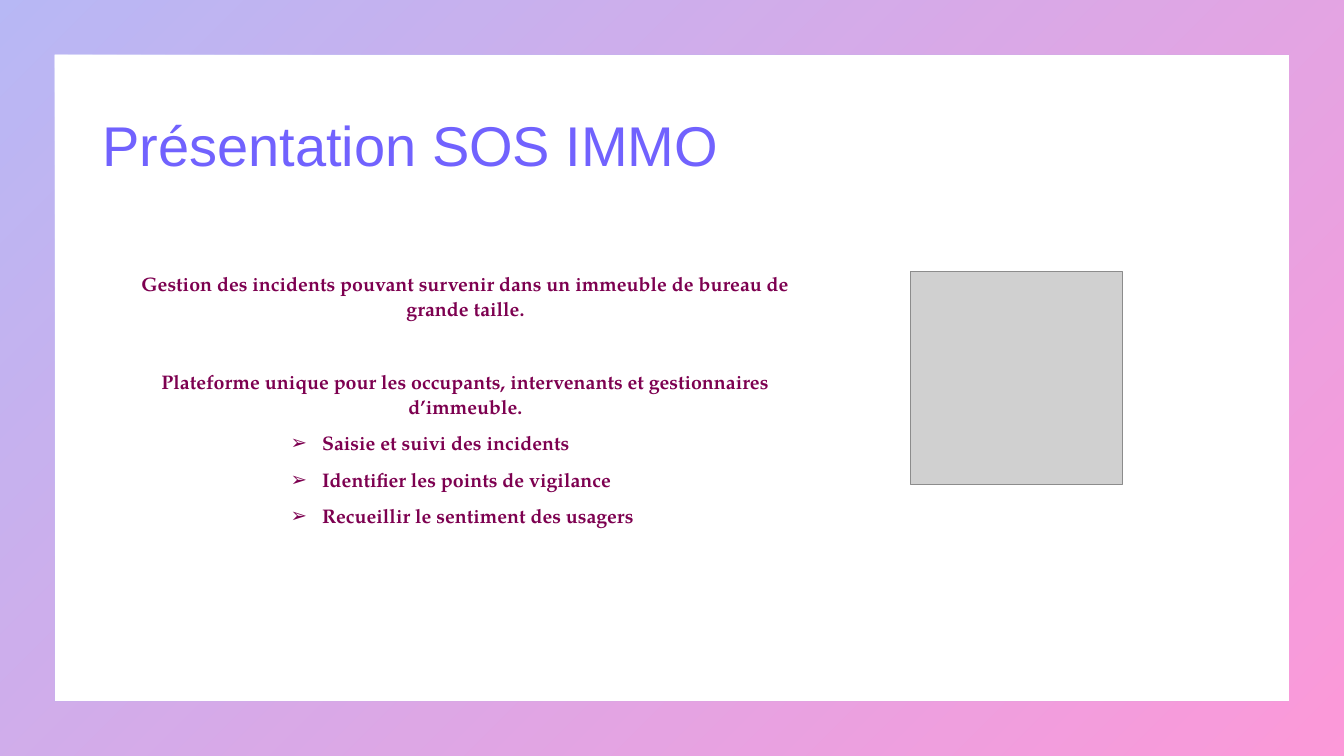
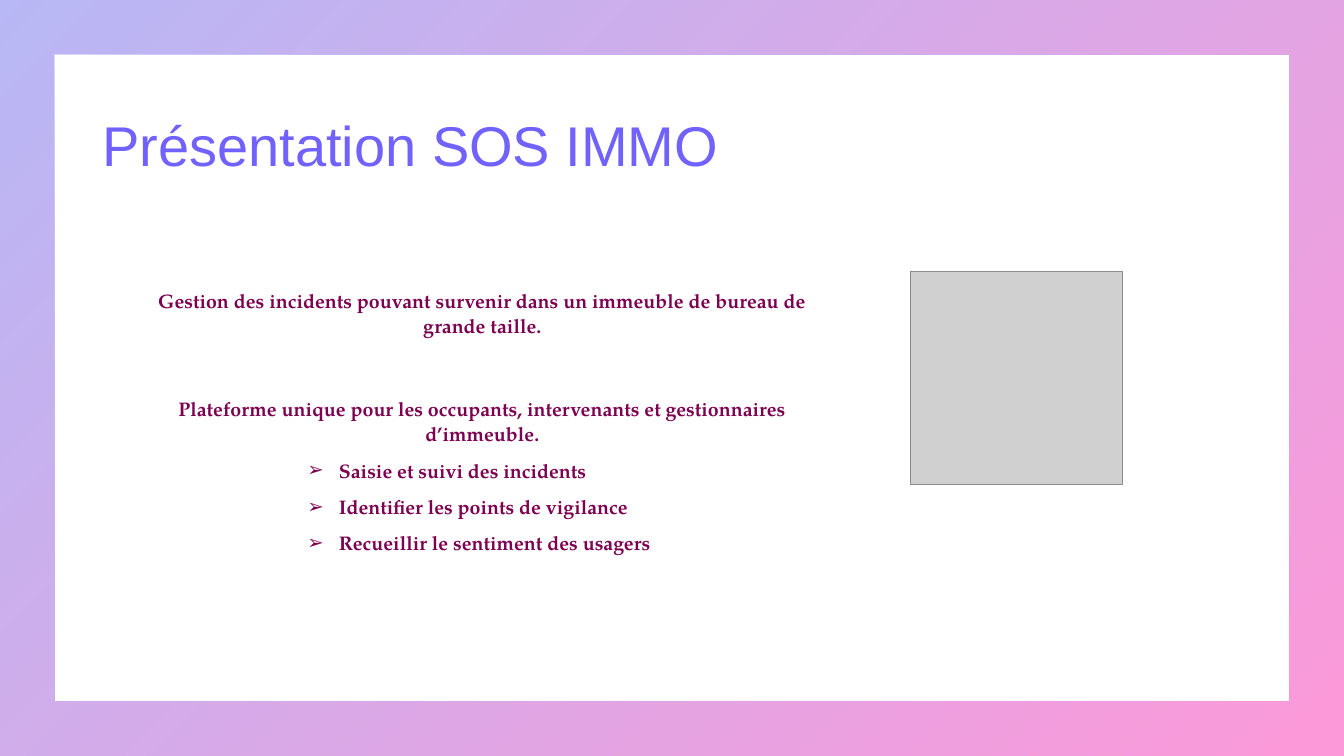
Before and after one commit to mapette/sos_immo_backend, a slide deck: slide 3 of doc/présentation V2.pptx. Drawn at 1344x756 pixels with LibreOffice and Linux fonts; fonts in the diff are those of the drawing; grey boxes stand for pictures. Boxes give left, top, right and bottom in pixels: in the first picture for what was removed or moved away, otherwise in the second. Text is boxed around its words. In the diff, an @@ line names an element or a change of style, - is before the commit and + after.

```diff
--- a/doc/présentation V2.pptx
+++ b/doc/présentation V2.pptx
@@ text at box(141, 277, 789, 321): paragraph removed @@
-Gestion des incidents pouvant survenir dans un immeuble de bureau de grande taille.
@@ text added at box(158, 294, 806, 339), 14 pt, text #7C0050, bold @@
+Gestion des incidents pouvant survenir dans un immeuble de bureau de grande taille.
@@ text "Plateforme unique pour les occupants, ...": place and size @@
-text "Plateforme unique pour les occupants, ..." at box(141, 277, 789, 528)
+text "Plateforme unique pour les occupants, ..." at box(178, 402, 786, 555)
```
Also in this commit, not shown: 12 other slides changed, 3 slides added, 2 slides removed, 8 other files.
